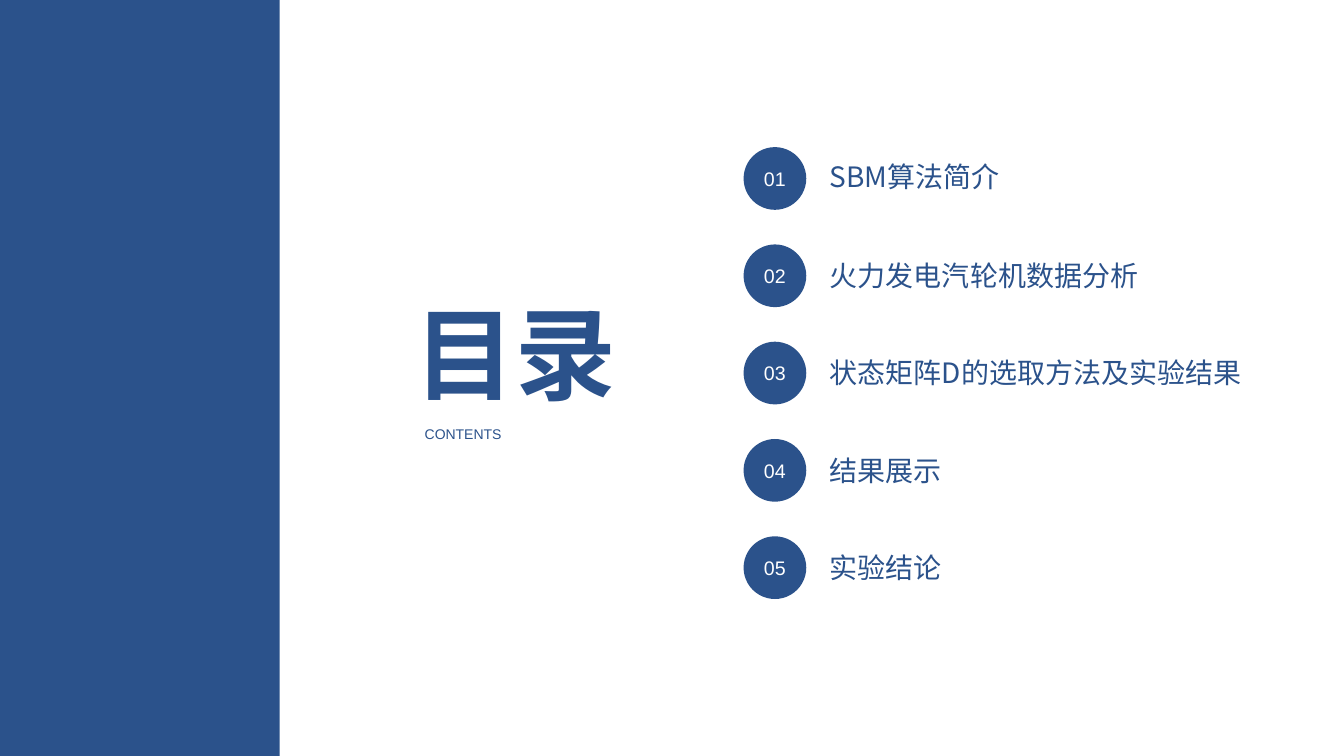
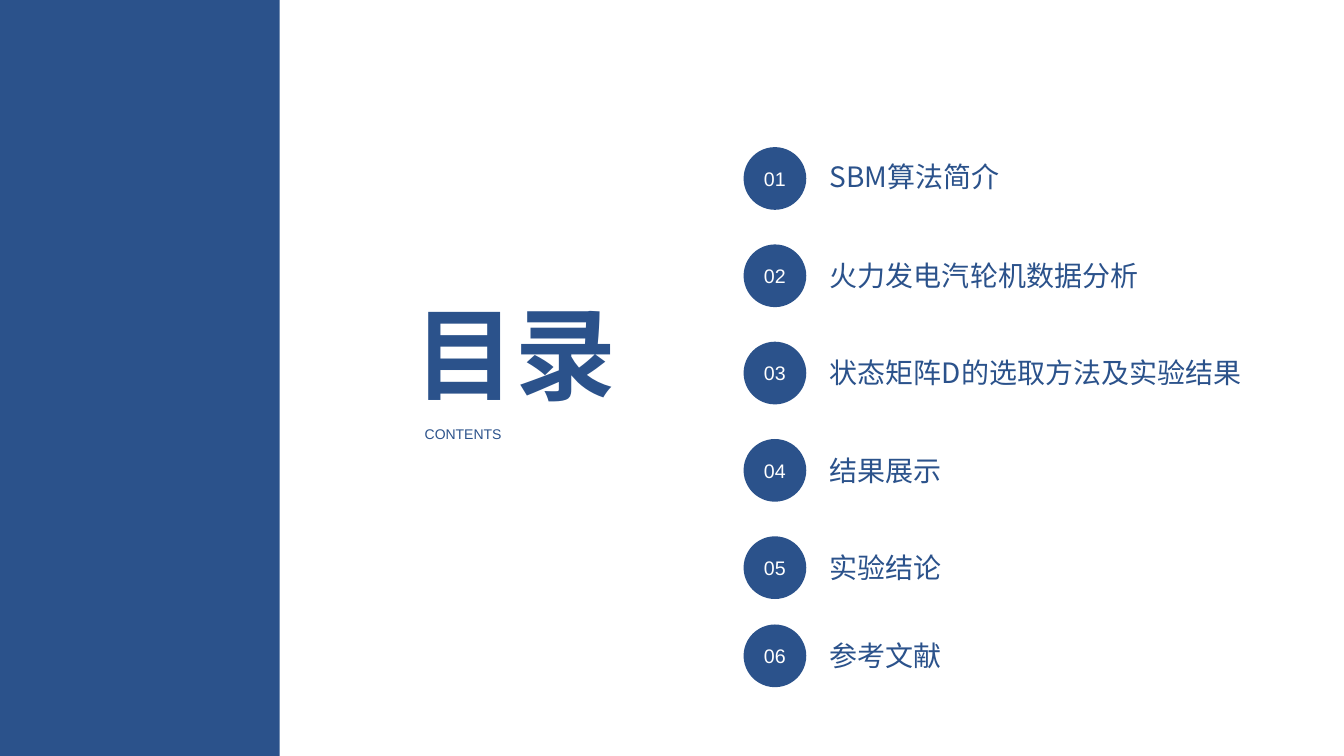
Before and after one commit to MMMMMz/SBM, a slide deck: slide 2 of SBM大作业汇报.pptx. Drawn at 1344x756 pixels with LibreOffice and Linux fonts; fonts in the diff are those of the drawing. Boxes give left, top, right and bottom in pixels: in the first picture for what was removed or moved away, otherwise in the second. Text is boxed around its words. In the diff, an @@ line names an element or a change of style, - is before the commit and + after.

```diff
--- a/SBM大作业汇报.pptx
+++ b/SBM大作业汇报.pptx
@@ ellipse added at (x1=744, y1=625, x2=807, y2=688), fill #2B528B, 14 pt, text #FFFFFF @@
+06
@@ text added at (x1=830, y1=642, x2=942, y2=669), 20 pt, text #2B528B @@
+参考文献
```
Also in this commit, not shown: 5 other slides changed, 3 slides added, 3 other files.
